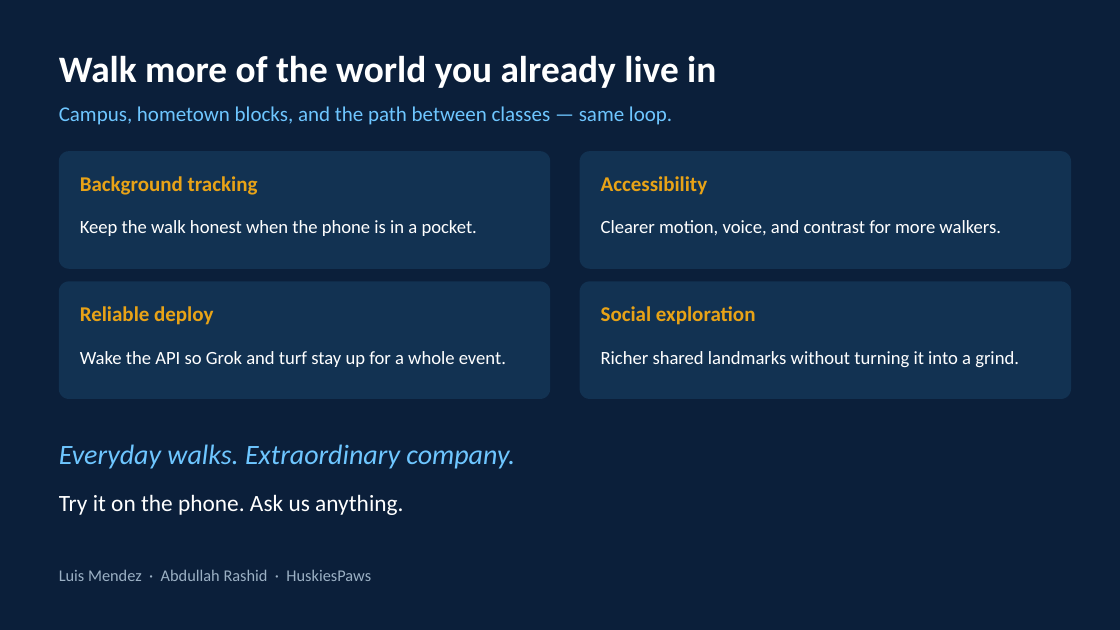
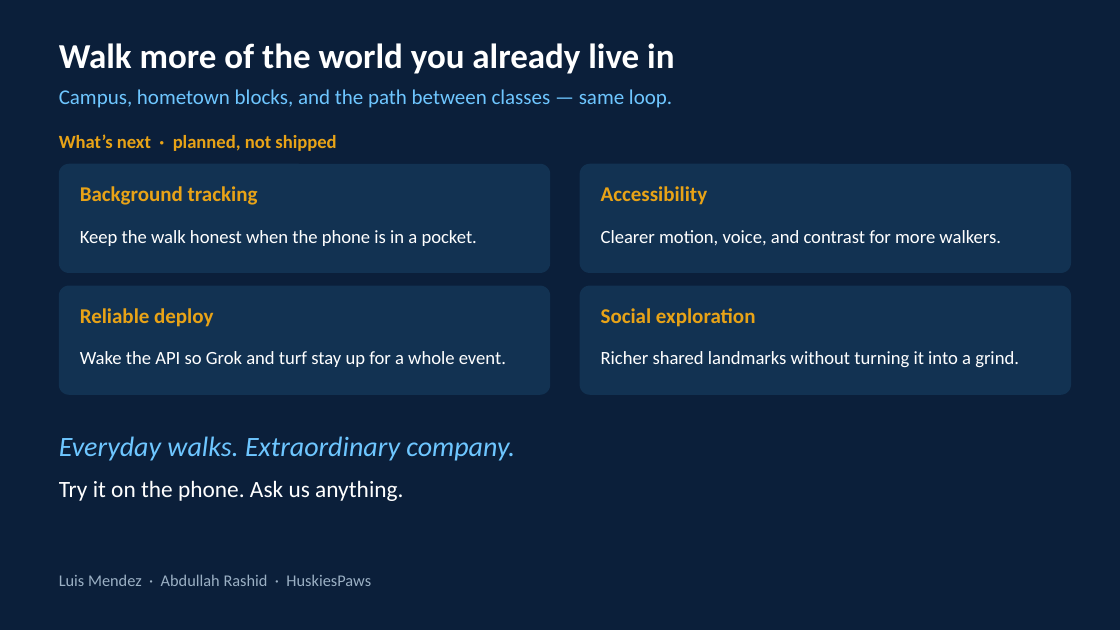
Before and after one commit to LuisMend12/HuskiesPaws, a slide deck: slide 7 of docs/presentation/HuskiesPaws-BigRedHacks-2026.pptx. Drawn at 1120x630 pixels with LibreOffice and Linux fonts; fonts in the diff are those of the drawing. Boxes give left, top, right and bottom in pixels: in the first picture for what was removed or moved away, otherwise in the second. Text is boxed around its words. In the diff, an @@ line names an element or a change of style, - is before the commit and + after.

```diff
--- a/docs/presentation/HuskiesPaws-BigRedHacks-2026.pptx
+++ b/docs/presentation/HuskiesPaws-BigRedHacks-2026.pptx
@@ text "Walk more of the world ...": place and size @@
-text "Walk more of the world ..." at box(59, 55, 716, 88)
+text "Walk more of the world ..." at box(59, 43, 674, 74)
@@ text "Walk more of the world ..." at box(59, 43, 674, 74): size 32 to 30 pt @@
@@ text "Campus, hometown blocks, and the ...": place and size @@
-text "Campus, hometown blocks, and the ..." at box(59, 106, 672, 125)
+text "Campus, hometown blocks, and the ..." at box(59, 89, 672, 108)
@@ text added at box(59, 134, 336, 151), 16 pt, text #E8A317, bold @@
+What’s next · planned, not shipped
@@ rounded rectangle: place and size @@
-rounded rectangle at box(59, 151, 550, 269)
+rounded rectangle at box(59, 164, 550, 273)
@@ proportions changed in 4 elements at box(59, 286, 550, 395), box(580, 286, 1071, 395), box(59, 164, 550, 273), box(580, 164, 1071, 273) @@
@@ rounded rectangle: place and size @@
-rounded rectangle at box(580, 151, 1071, 269)
+rounded rectangle at box(580, 164, 1071, 273)
@@ 4 texts: place and size @@
-4 texts at box(80, 176, 1001, 236)
+4 texts at box(80, 186, 1001, 246)
@@ rounded rectangle: place and size @@
-rounded rectangle at box(59, 281, 550, 399)
+rounded rectangle at box(59, 286, 550, 395)
@@ rounded rectangle: place and size @@
-rounded rectangle at box(580, 281, 1071, 399)
+rounded rectangle at box(580, 286, 1071, 395)
@@ text "Everyday walks. Extraordinary company.": place and size @@
-text "Everyday walks. Extraordinary company." at box(59, 444, 515, 469)
+text "Everyday walks. Extraordinary company." at box(59, 436, 515, 461)
@@ text "Try it on the phone. ...": place and size @@
-text "Try it on the phone. ..." at box(59, 494, 403, 515)
+text "Try it on the phone. ..." at box(59, 480, 403, 501)
@@ text "Luis Mendez · Abdullah Rashid ...": place and size @@
-text "Luis Mendez · Abdullah Rashid ..." at box(59, 569, 371, 581)
+text "Luis Mendez · Abdullah Rashid ..." at box(59, 574, 371, 586)
```
Also in this commit, not shown: 6 other slides changed, 17 other files.
